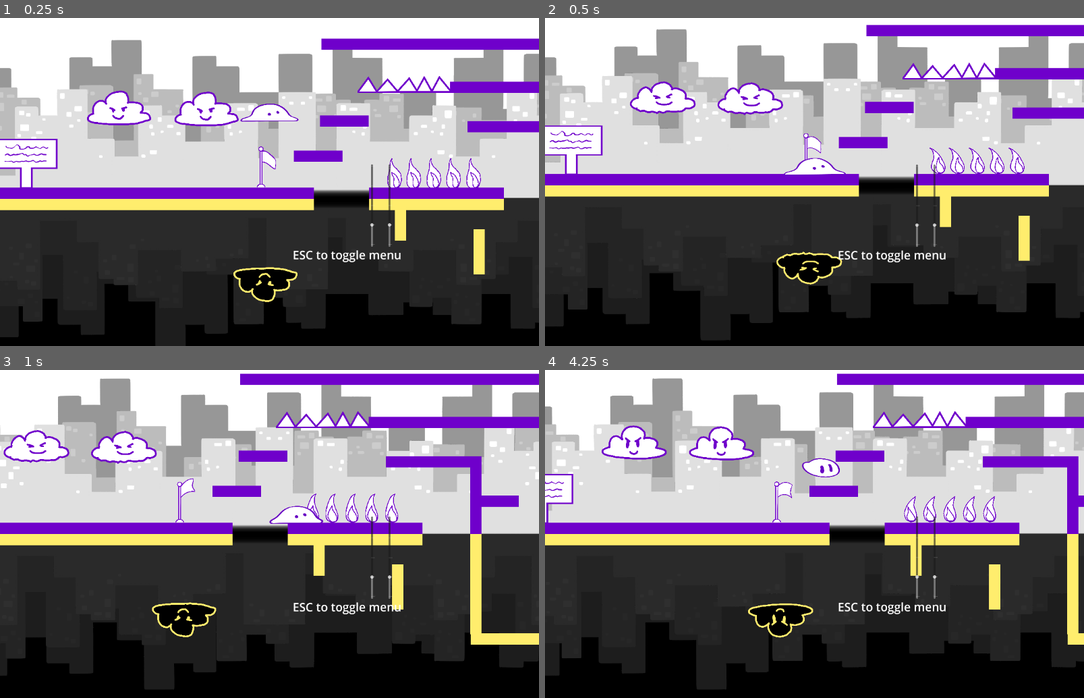
Above: before the commit, frames 1-4 (two rows, left to right).
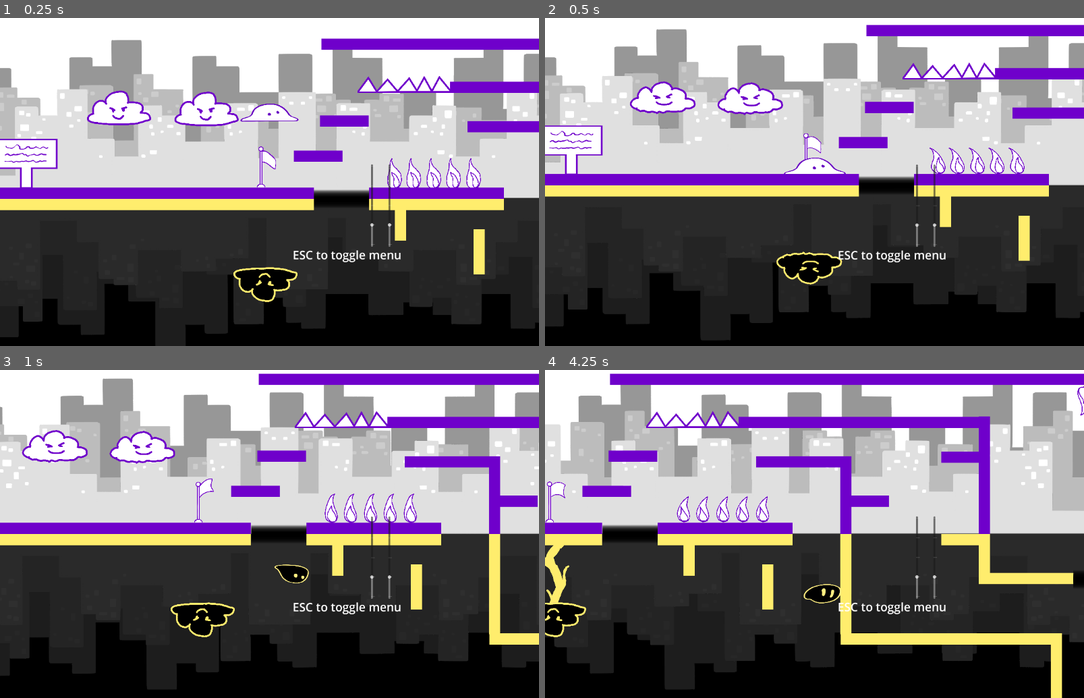
Above: after the commit, the same moments.

Repository: Globs-United/Project
Game: Godot game, scene res://lvl2.tscn
The game is run twice, just before and just after one commit, with the same random seed, the same clock (stepped at 60 frames per second) and the same inputs. This scene is started directly instead of the project's main scene. Sound files missing from this copy of the repository are replaced by a short silence.
Inputs:
- Up to frame 1 (0.25 s): no input
- Up to frame 2 (0.5 s): no input
- Up to frame 3 (1 s): hold Right (moveRight) from 0.53 s (still down); tap E (interact) at 0.6 s; tap Space (jump) at 0.77 s
- Up to frame 4 (4.25 s): tap E (interact) every 0.75 s from 1.35 to 3.6 s; tap Space (jump) at 1.52, 3.02, 3.77 s; release Right (moveRight) at 2.03 s; hold Left (moveLeft) 2.03-2.78 s; hold Right (moveRight) from 2.78 s (still down)

Frame 1 is identical in both runs. In frame 2, less than 0.1% of the frame differs, in the area x 44-56%, y 42-48%; in frame 3, 14%; in frame 4, 42%, in the area x 0-100%, y 1-100%.

Commit message:
Fix player jitterring on jump end

Diff:
--- a/object_scenes/player.tscn
+++ b/object_scenes/player.tscn
@@ -290,10 +290,14 @@
 sprite_frames = SubResource("SpriteFrames_i3pqv")
 animation = &"jumpY"
 
-[node name="CollisionShape2D" type="CollisionShape2D" parent="."]
-position = Vector2(0, -7)
-scale = Vector2(14.5, 4.9)
+[node name="CollisionShape2D" type="CollisionShape2D" parent="AnimatedSprite2D"]
+position = Vector2(0, -13.7846)
+scale = Vector2(16.7207, 9.64922)
 shape = SubResource("CapsuleShape2D_44ieu")
+
+[node name="CollisionPolygon2D" type="CollisionPolygon2D" parent="."]
+scale = Vector2(0.867188, 0.507813)
+polygon = PackedVector2Array(-21.1411, -105.026, -117.237, 75.4871, 121.081, 75.4871, 19.2192, -105.026)
 
 [node name="iFrames" type="Timer" parent="."]
 one_shot = true
--- a/scripts/playerKate.gd
+++ b/scripts/playerKate.gd
@@ -162,7 +162,7 @@
 	$AnimatedSprite2D.flip_v = !($AnimatedSprite2D.flip_v)
 	#replaced flipping y of self in case it changed the player's position in the game
 	$AnimatedSprite2D.position.y *= -1
-	$CollisionShape2D.position.y *= -1
+	$CollisionPolygon2D.position.y *= -1
 	$VisibleOnScreenNotifier2D.position.y *= -1
 	gravity *= -1;
 	#jump velocity "flipped" in jump_velocity()
